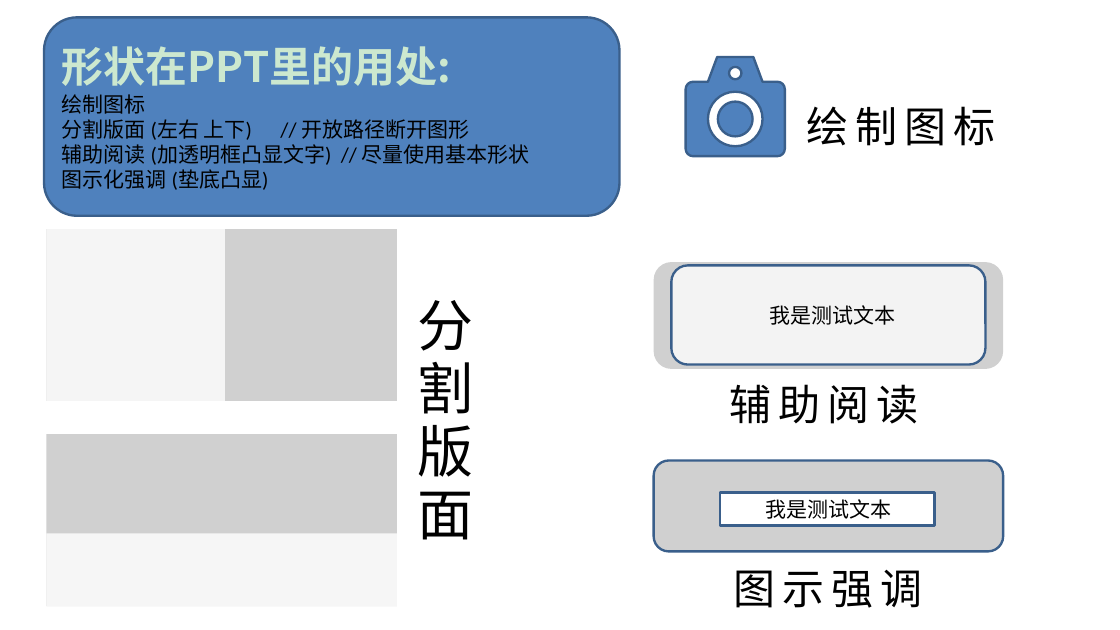
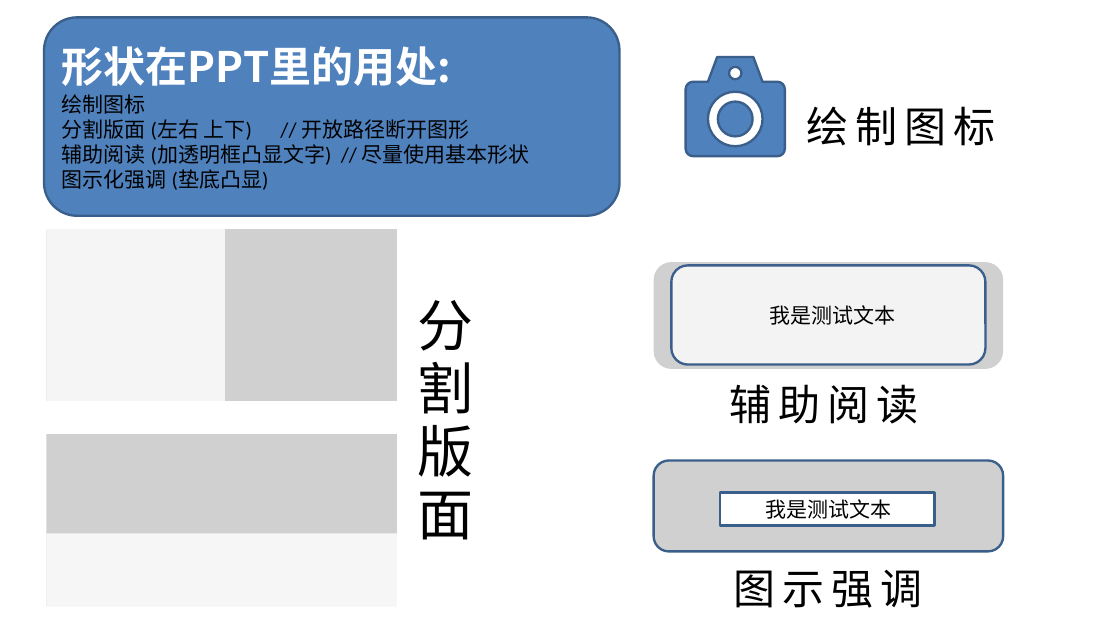
Before and after one commit to congcongshang/StudyNoteBook, a slide deck: slide 6 of PPTTest/PPT学习笔记.pptx. Drawn at 1120x630 pixels with LibreOffice and Linux fonts; fonts in the diff are those of the drawing; grey boxes stand for pictures. Boxes give left, top, right and bottom in pixels: in the first picture for what was removed or moved away, otherwise in the second. Text is boxed around its words. In the diff, an @@ line names an element or a change of style, - is before the commit and + after.

```diff
--- a/PPTTest/PPT学习笔记.pptx
+++ b/PPTTest/PPT学习笔记.pptx
@@ background #CCE8CF to #FFFFFF @@
@@ text in rounded rectangle at bbox=[62, 46, 451, 86]: text colour #CCE8CF to #FFFFFF in "形状在PPT里的用处:" @@
```
Also in this commit, not shown: 6 other slides changed, 9 slides added, 9 slides removed, 3 other files.
